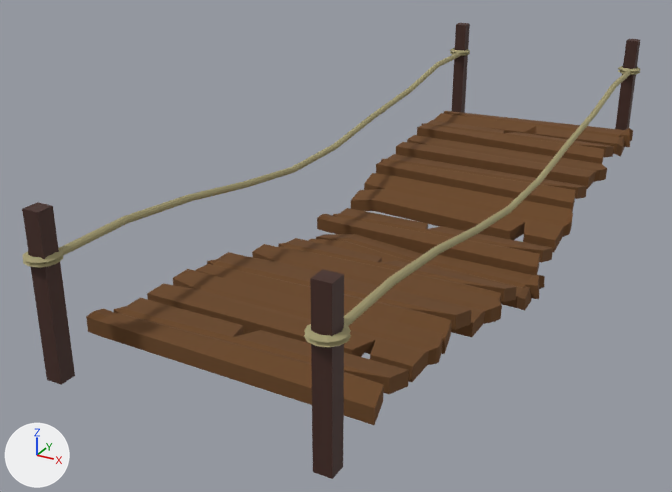
Two versions of the FBX model Assets/Models/Bruecke.fbx, one commit apart.
The view is the same before and after, from a camera (50 mm lens) standing at (75.9, -61.7, 15.3) and looking at (63.3, -38.9, 3.9). Arrows for +X, +Y and +Z are at lower left; the lights stay in place. Where no turn or scale is listed for an object, it has been applied to the vertices.

The first picture shows 'Latten', 'Pflock', 'Pflock.001', 'Seile'.
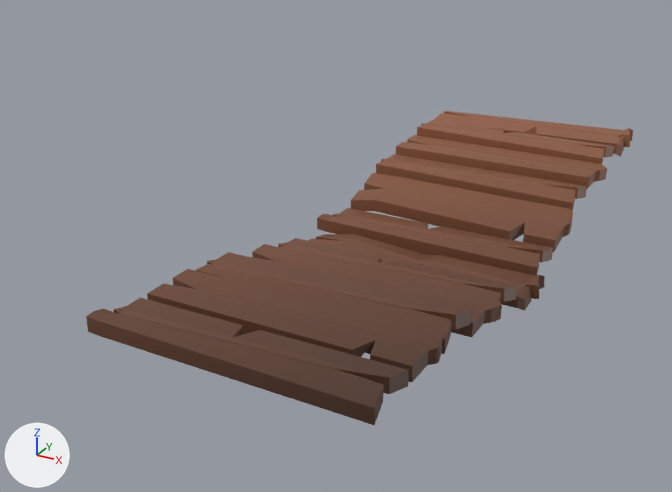
The newer file is also rescaled (x0.939), turned or shifted as a whole; pictures and numbers use the older file's frame.

Location of each change, (x1, y1, x2, y2) in pixels of the pictures (672 x 492 px):
```json
{"object": "Latten", "change": "recoloured, surface changed", "before": [86, 111, 633, 425], "after": [86, 111, 633, 425]}
{"object": "Pflock", "change": "deleted", "before": [310, 23, 640, 479], "on screen": "brown"}
{"object": "Seile", "change": "deleted", "before": [22, 48, 641, 347]}
{"object": "Pflock.001", "change": "deleted", "before": [22, 202, 75, 385], "on screen": "brown"}
```

Edits to the scene script, one JSON object a line:
```json
{"op": "add", "block": "img_pp_color_palette_png", "code": ["img_pp_color_palette_png = load_image('PP_Color_Palette.png', 'Pure Poly/Free Low Poly Nature Pack/Textures/PP_Color_Palette.png', 256, 256, 'sRGB')"]}
{"op": "add", "block": "mat_color", "code": ["mat_color = principled_material('Color')", "mat_color.texture = img_pp_color_palette_png"]}
{"block": "me_cube_012", "where": "me_cube_012.from_pydata(...)  # 710 vertices, 720 faces; spans x -4.0..4.0, y -0.8..20.7, z -1.9..0.4"}
{"block": "me_cube_012", "where": "# used by ob_latten; location = (65.35, -46.81, 4.75)"}
{"op": "remove", "block": "me_cube_012", "code": "me_cube_012.materials.append(mat_stamm_hell)  # brown #6b4623"}
{"block": "me_cube_012", "change": "me_cube_012 part 1: texture (UV) coordinates of 720 of 720 faces, centred in x -3.9..3.9, y -0.8..20.7, z -1.9..0.3, changed; they spanned u 0.12..0.88, v 0.0..1.0 and now span u 0.65..0.73, v 0.42..0.46"}
{"op": "add", "block": "me_cube_012", "code": "me_cube_012.materials.append(mat_color)  # picture img_pp_color_palette_png"}
{"op": "remove", "block": "ob_pflock_001", "code": ["ob_pflock_001 = bpy.data.objects.new('Pflock.001', me_cube_005)", "ob_pflock_001.location = (68.62, -48.87, 6.68)"]}
{"op": "remove", "block": "ob_seile", "code": ["ob_seile = bpy.data.objects.new('Seile', me_torus_002)", "ob_seile.location = (61.68, -25.23, 7.11)"]}
{"op": "remove", "block": "ob_pflock", "code": ["ob_pflock = bpy.data.objects.new('Pflock', me_cube_019)", "ob_pflock.location = (68.62, -48.87, 6.68)"]}
```
